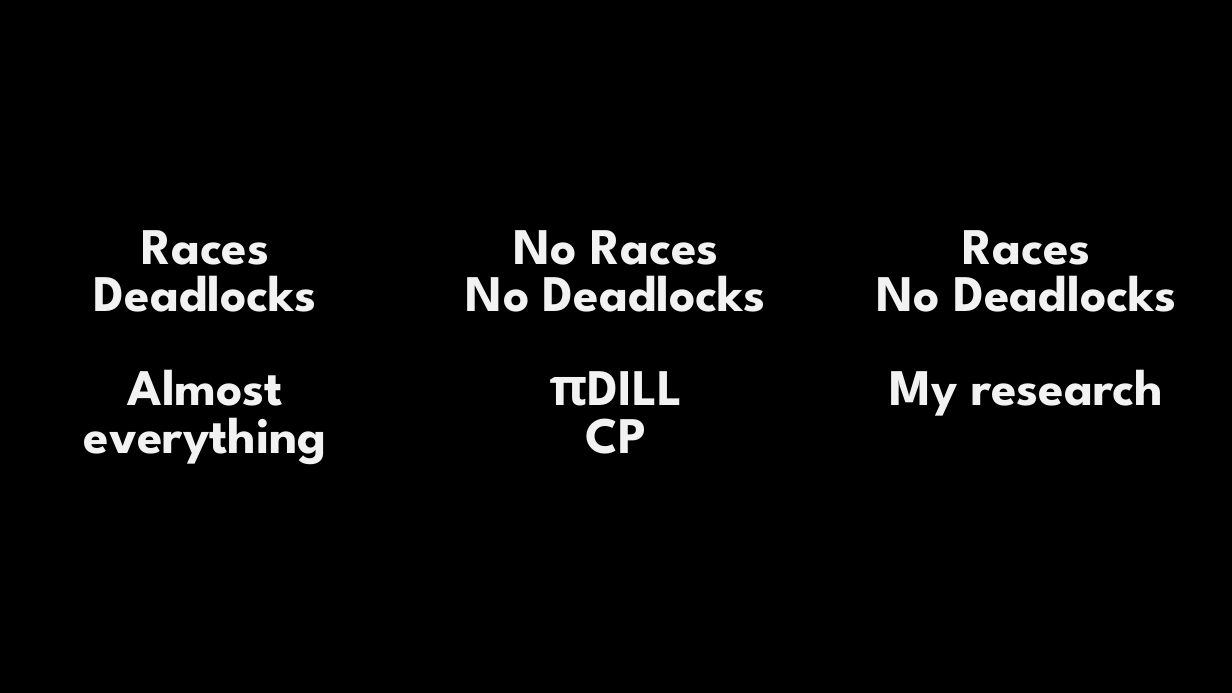
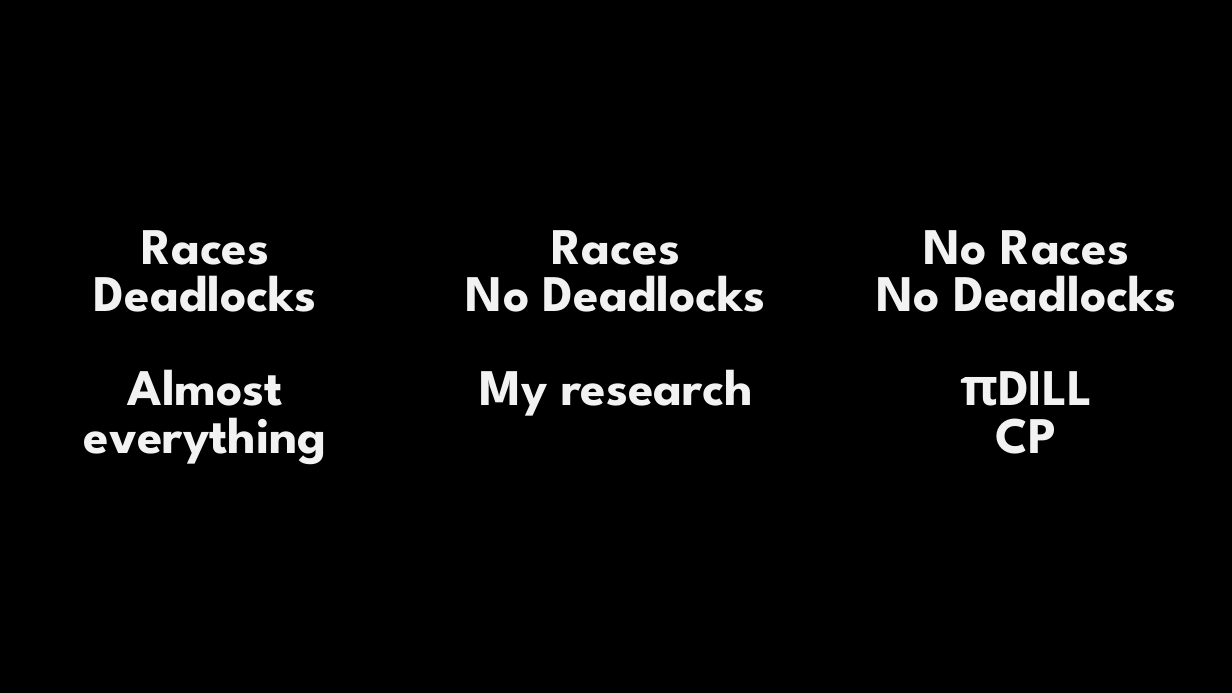
Before and after one commit to wenkokke/paper-races-in-classical-linear-logic, a slide deck: slide 14 of doc/ppar-jun-2017/PPar IEE Slides.pptx. Drawn at 1232x693 pixels with LibreOffice and Linux fonts; fonts in the diff are those of the drawing. Boxes give left, top, right and bottom in pixels: in the first picture for what was removed or moved away, otherwise in the second. Text is boxed around its words. In the diff, an @@ line names an element or a change of style, - is before the commit and + after.

```diff
--- a/doc/ppar-jun-2017/PPar IEE Slides.pptx
+++ b/doc/ppar-jun-2017/PPar IEE Slides.pptx
@@ table at (x1=0, y1=0, x2=1231, y2=693) @@
-row 1, column 2: No Races / No Deadlocks / πDILL / CP
+row 1, column 2: Races / No Deadlocks / My research
-row 1, column 3: Races / No Deadlocks / My research
+row 1, column 3: No Races / No Deadlocks / πDILL / CP
```
Also in this commit, not shown: 32 other files.
